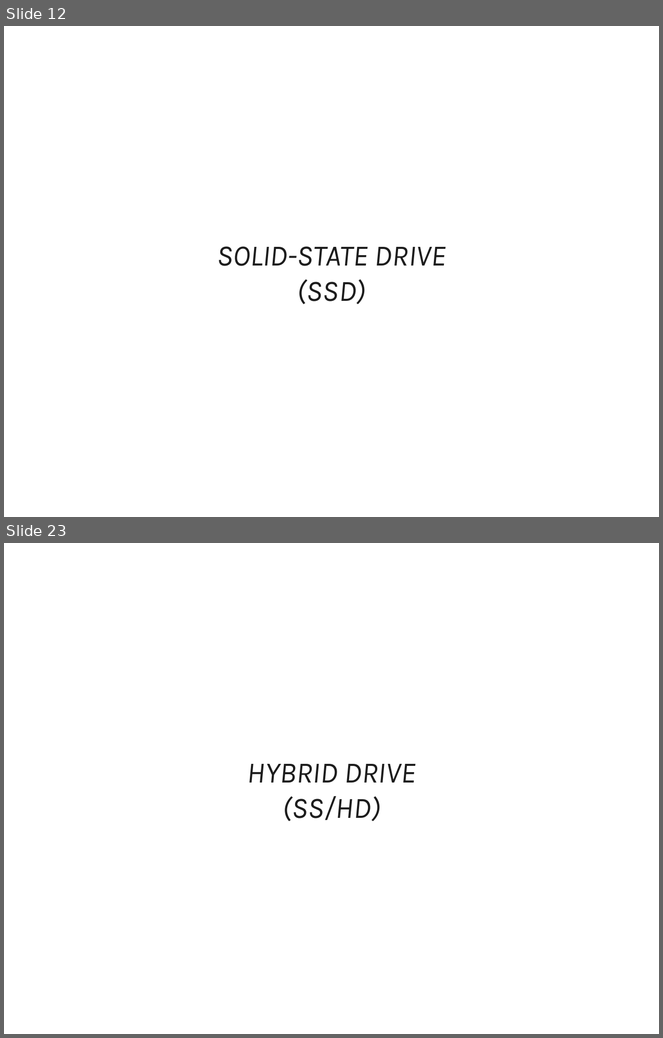
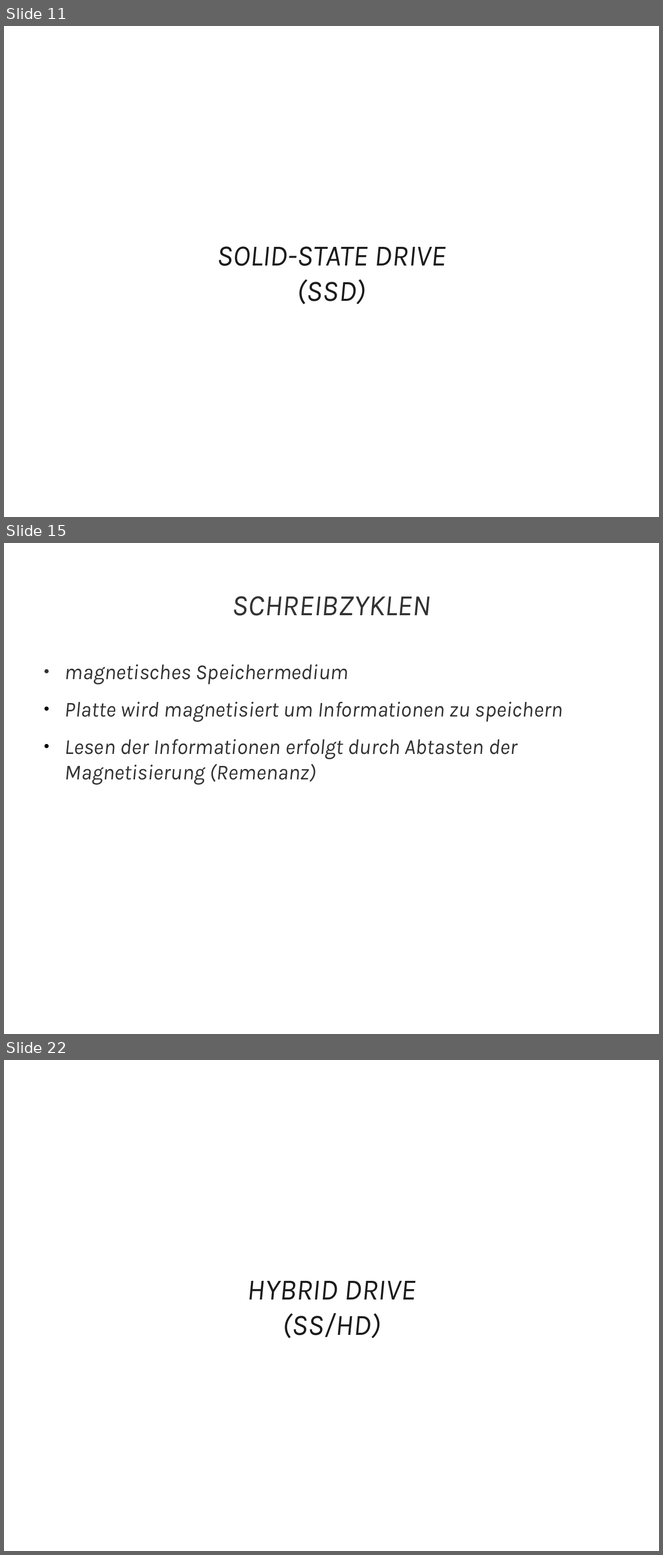
Before and after one commit to JMFootBallPlyr/Hard-drive-system-, a slide deck: WRK/presents/01 - types of drives/types of drives.odp. Shown one above the other, each under a label of ours: slides 12 and 23 before the commit, slides 11, 15 and 22 after it; the slides between them are not shown. The pictures are 663x1038 and 663x1555 pixels, drawn with LibreOffice and Linux fonts; fonts in the diff are those of the drawing. Boxes give left, top, right and bottom in pixels: in the first picture for what was removed or moved away, otherwise in the second. Text is boxed around its words. In the diff, an @@ line names an element or a change of style, - is before the commit and + after.

```diff
--- a/WRK/presents/01 - types of drives/types of drives.odp
+++ b/WRK/presents/01 - types of drives/types of drives.odp
@@ slide 15 added at [4, 543, 659, 1034], background #FFFFFF @@
@@ title added at [232, 596, 431, 616], 36 pt, text #333333, italic @@
+SCHREIBZYKLEN
@@ text added at [65, 664, 563, 785], 26 pt, text #333333, italic @@
+● magnetisches Speichermedium
+● Platte wird magnetisiert um Informationen zu speichern
+● Lesen der Informationen erfolgt durch Abtasten der Magnetisierung (Remenanz)
@@ what was slide 12 is now slide 11 @@
@@ what was slide 23 is now slide 22 @@
```
Also in this commit, not shown: 4 slides changed, 22 other slides added, 23 slides removed, 7 other files.
